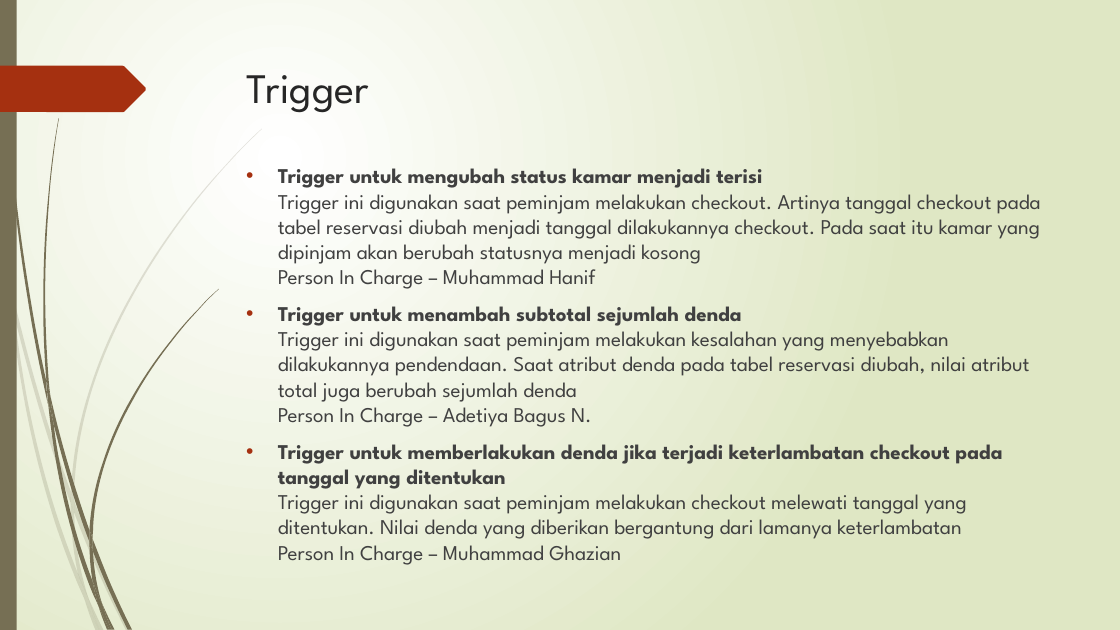
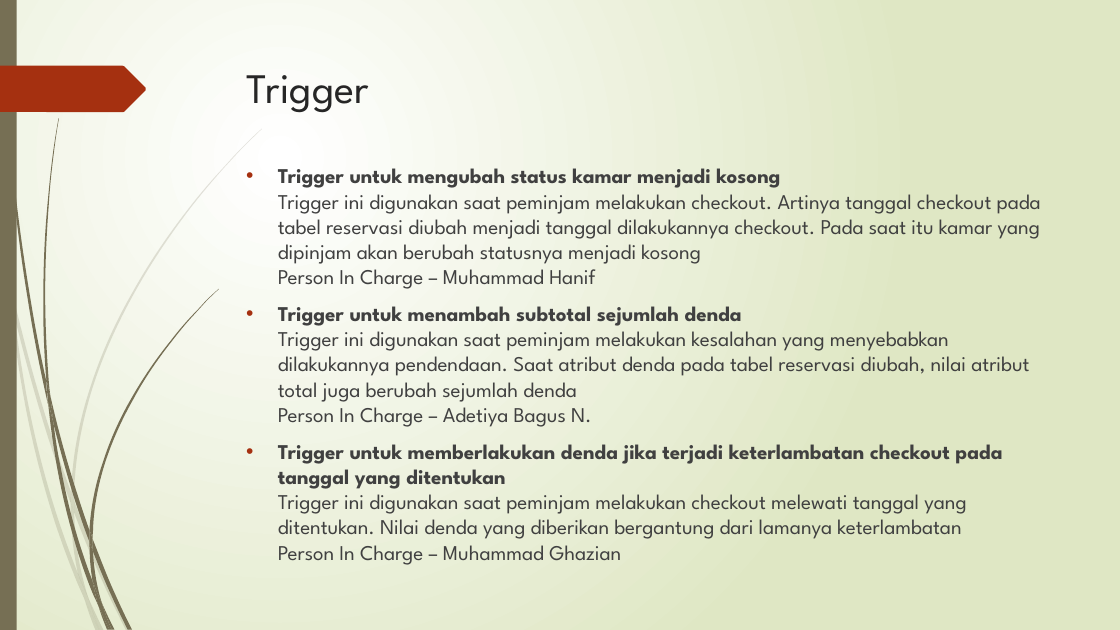
Before and after one commit to mghazian/wisma, a slide deck: slide 18 of documents/FP.pptx. Drawn at 1120x630 pixels with LibreOffice and Linux fonts; fonts in the diff are those of the drawing. Boxes give left, top, right and bottom in pixels: in the first picture for what was removed or moved away, otherwise in the second. Text is boxed around its words. In the diff, an @@ line names an element or a change of style, - is before the commit and + after.

```diff
--- a/documents/FP.pptx
+++ b/documents/FP.pptx
@@ text at bbox=[278, 168, 1041, 289]: text changed @@
-• Trigger untuk mengubah status kamar menjadi terisi
-  Trigger ini digunakan saat peminjam melakukan checkout. Artinya tanggal checkout pada tabel reservasi diubah menjadi tanggal dilakukannya checkout. Pada saat itu kamar yang dipinjam akan berubah statusnya menjadi kosong
-  Person In Charge – Muhammad Hanif
+• Trigger untuk mengubah status kamar menjadi kosong
+  Trigger ini digunakan saat peminjam melakukan checkout. Artinya tanggal checkout pada tabel reservasi diubah menjadi tanggal dilakukannya checkout. Pada saat itu kamar yang dipinjam akan berubah statusnya menjadi kosong
+  Person In Charge – Muhammad Hanif
```
Also in this commit, not shown: 1 other file.
